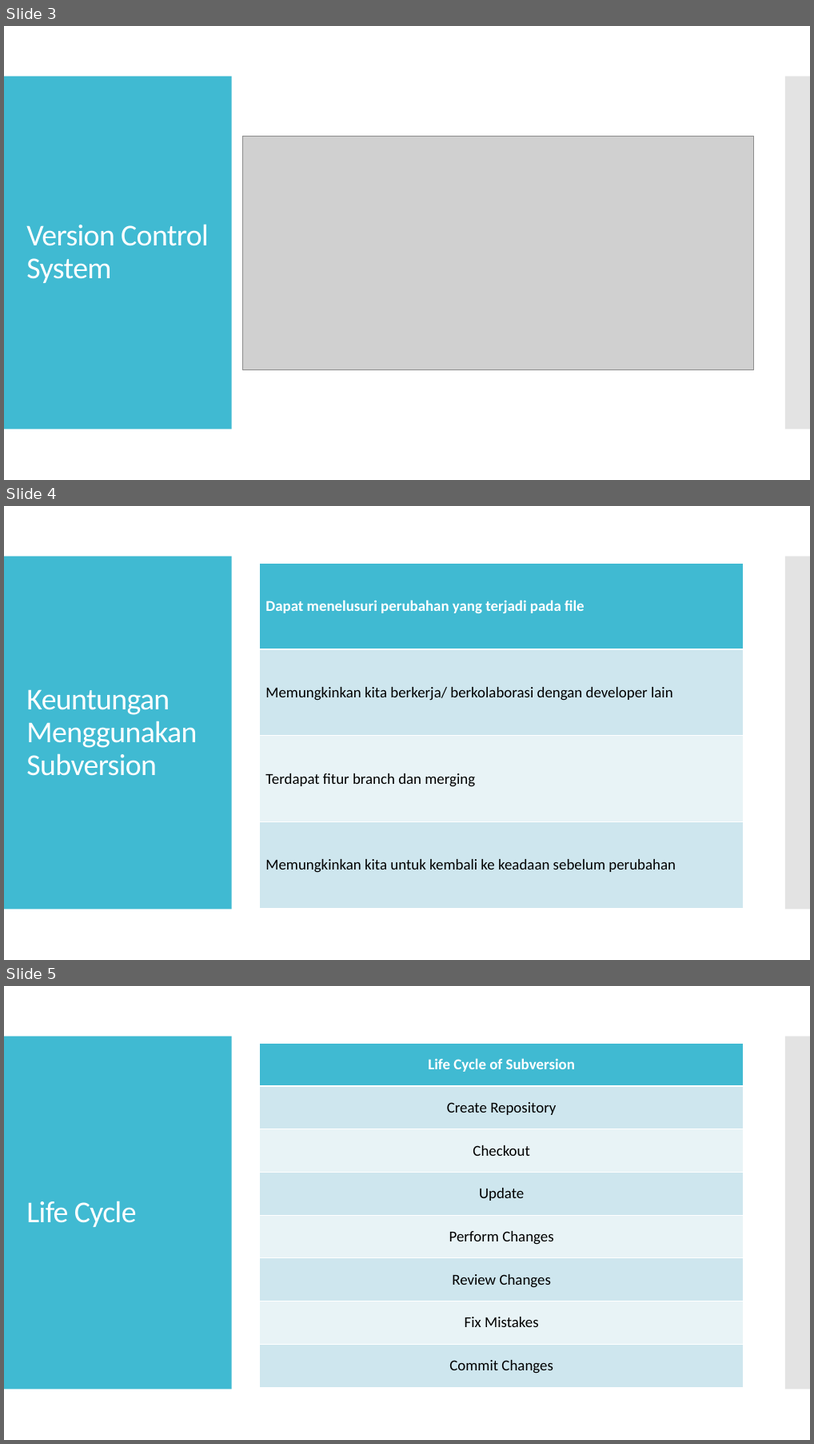
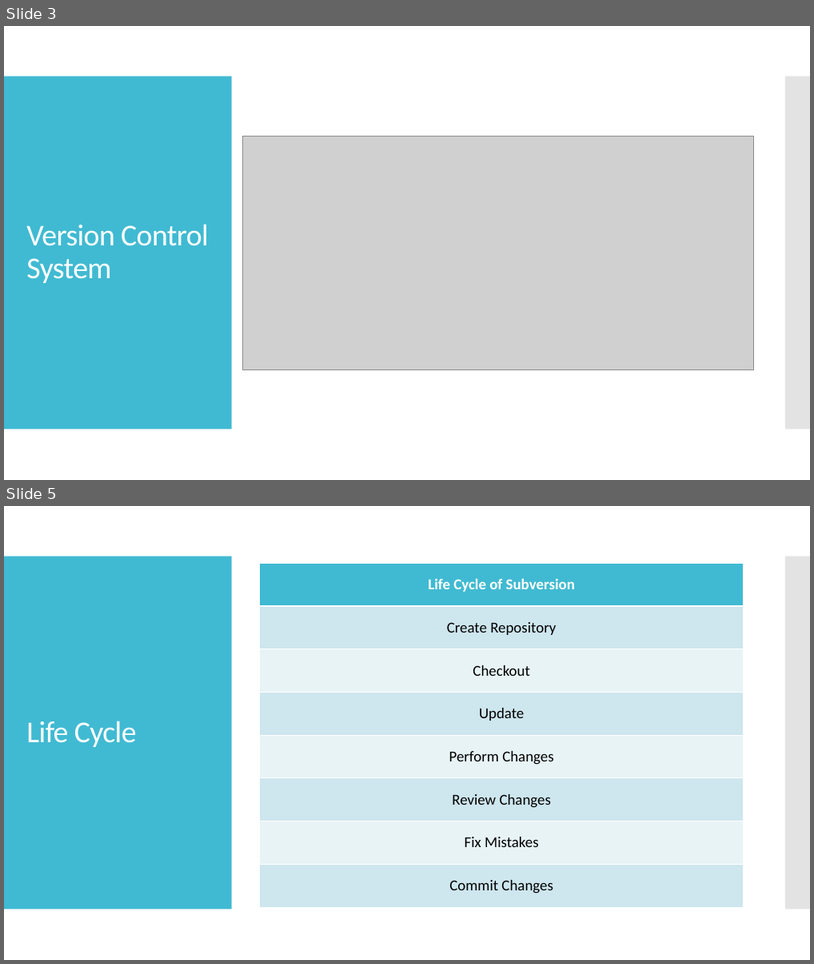
Before and after one commit to beruang/svn_training, a slide deck: svn-training.pptx. Shown one above the other, each under a label of ours: slides 3, 4 and 5 before the commit, slides 3 and 5 after it; the slides between them are not shown. The pictures are 814x1444 and 814x964 pixels, drawn with LibreOffice and Linux fonts; fonts in the diff are those of the drawing; grey boxes stand for pictures. Boxes give left, top, right and bottom in pixels: in the first picture for what was removed or moved away, otherwise in the second. Text is boxed around its words. In the diff, an @@ line names an element or a change of style, - is before the commit and + after.

Commit message:
revision ppt

```diff
--- a/svn-training.pptx
+++ b/svn-training.pptx
@@ slide 4 removed at (4, 506, 810, 960), background #FFFFFF; not listed: 2 template elements that a slide beside it also shows @@
@@ table removed at (260, 563, 744, 908), 4 rows, 1 columns @@
-Dapat menelusuri perubahan yang terjadi pada file
-Memungkinkan kita berkerja/ berkolaborasi dengan developer lain
-Terdapat fitur branch dan merging
-Memungkinkan kita untuk kembali ke keadaan sebelum perubahan
@@ title removed at (26, 689, 197, 776) @@
-Keuntungan Menggunakan Subversion
```
Also in this commit, not shown: 1 slide added.
